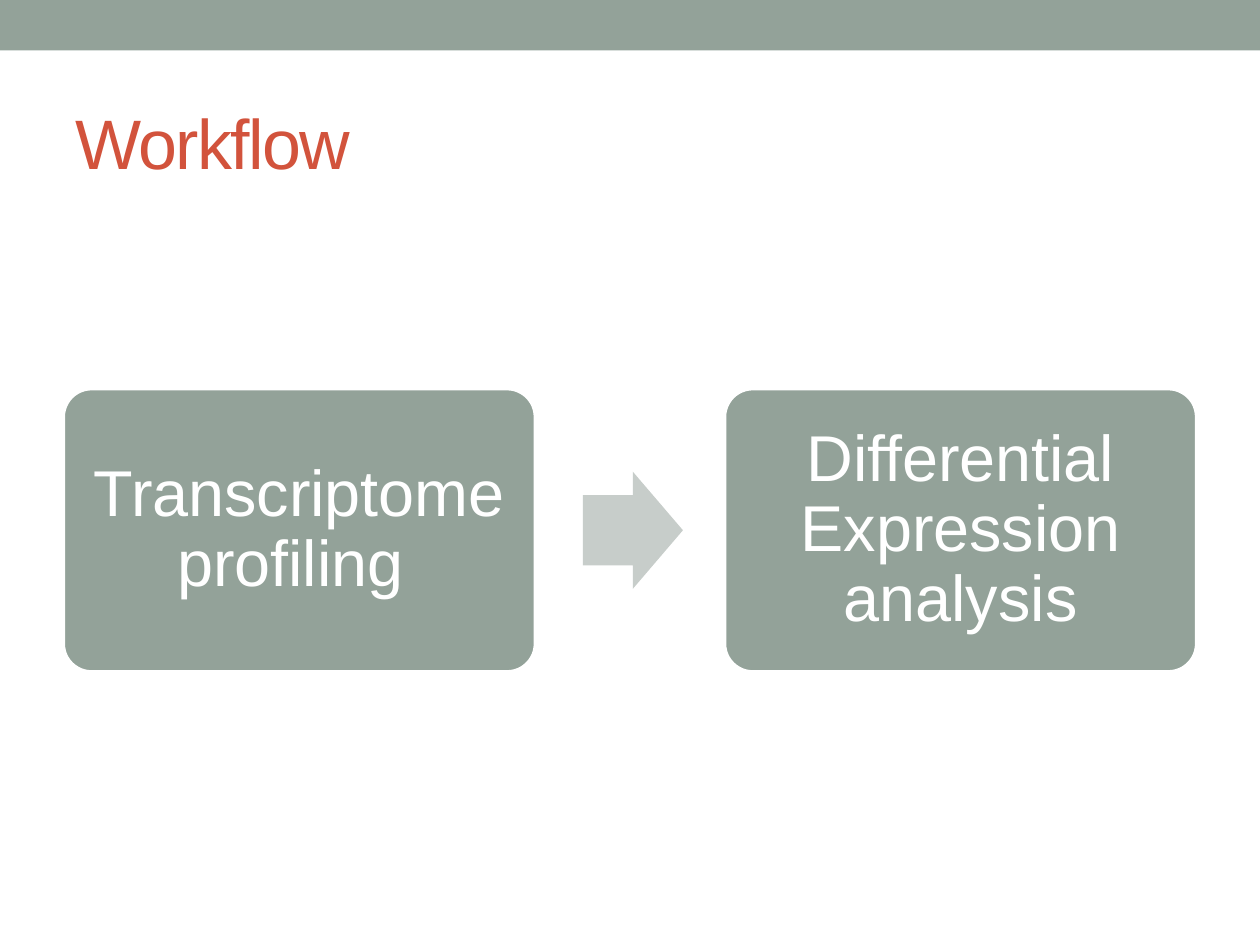
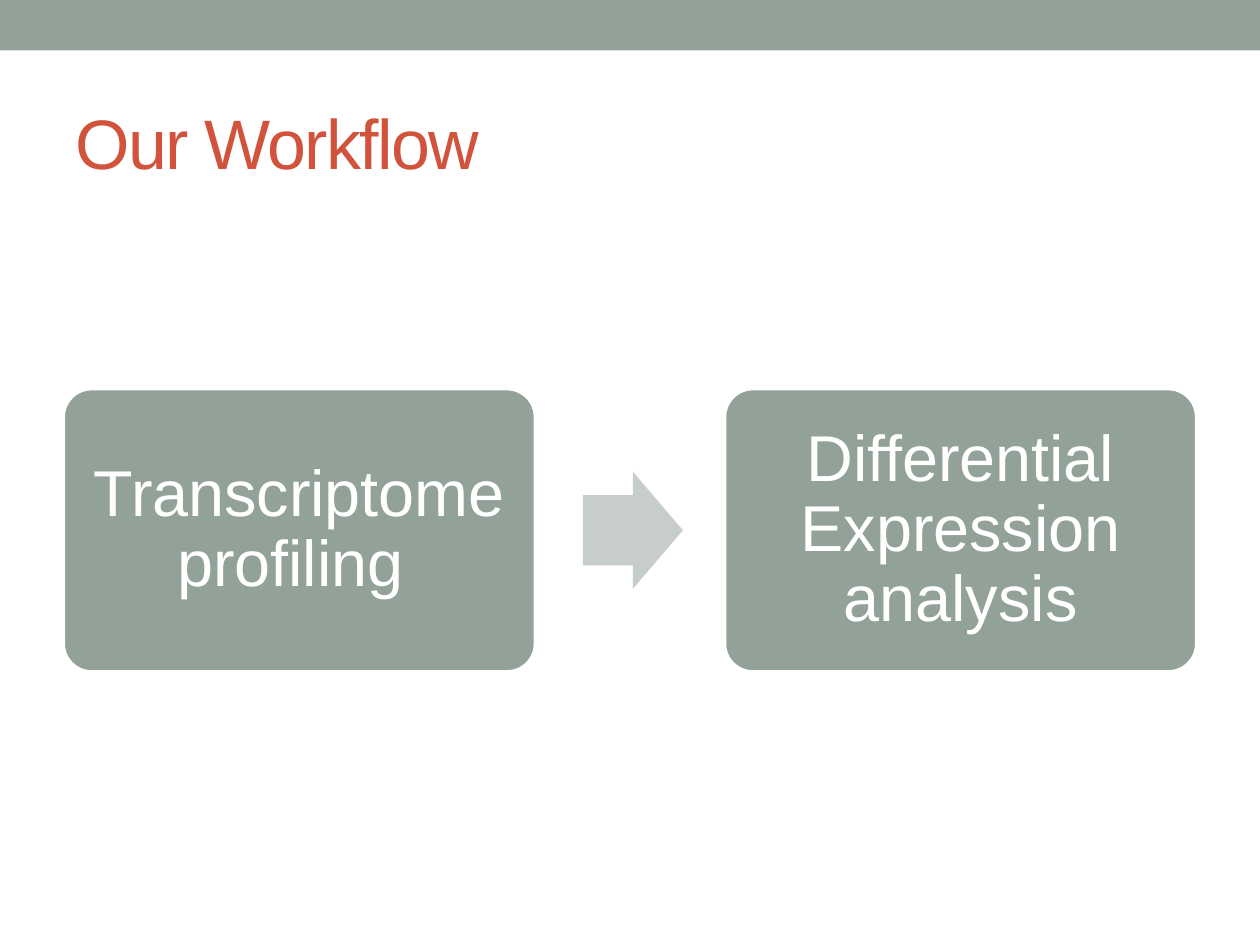
Before and after one commit to katholan/BCB546X-Spring2017_Valerin_final_project, a slide deck: slide 8 of asparagus.pptx (slide 7 before the commit). Drawn at 1260x945 pixels with LibreOffice and Linux fonts; fonts in the diff are those of the drawing. Boxes give left, top, right and bottom in pixels: in the first picture for what was removed or moved away, otherwise in the second. Text is boxed around its words. In the diff, an @@ line names an element or a change of style, - is before the commit and + after.

```diff
--- a/asparagus.pptx
+++ b/asparagus.pptx
@@ title at <box>76,118,479,170</box>: text changed @@
-Workflow
+Our Workflow
```
Also in this commit, not shown: 3 other slides changed.
